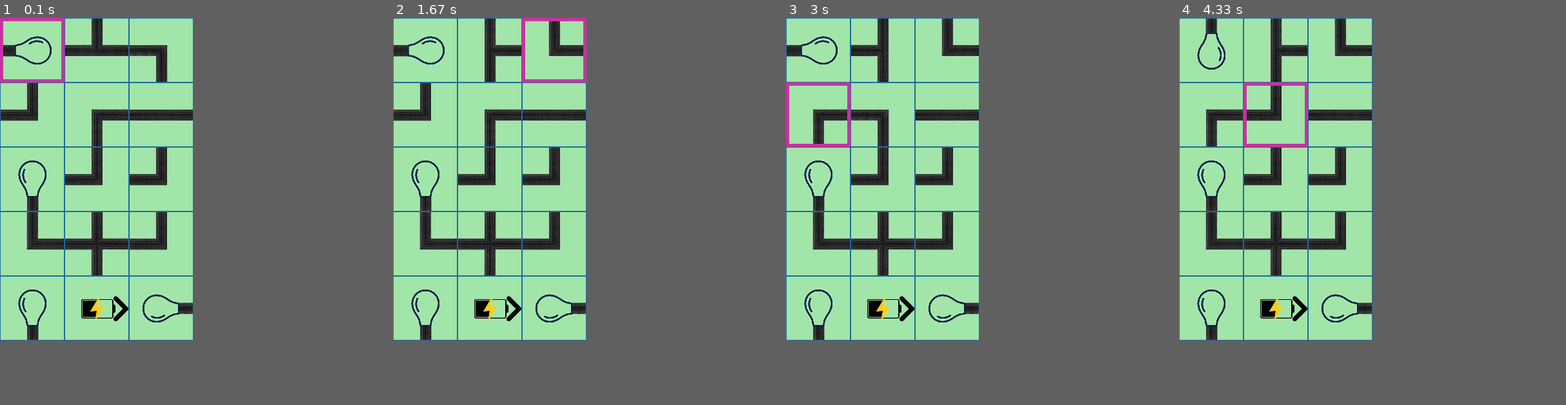
Above: before the commit, frames 1-4 (left to right).
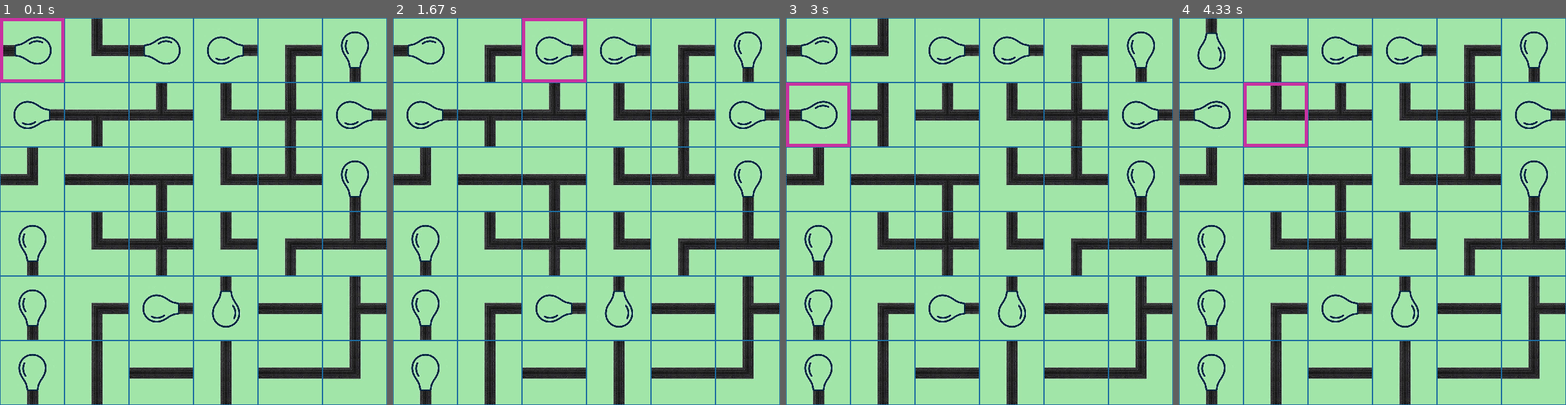
Above: after the commit, the same moments.

Repository: SergeyKostylev/ConnectorGame
Game: pygame game, started from main.py
Same seed, same stepped clock (60 frames per second), same inputs: the game is played once before the commit and once after it.
Inputs:
- Up to frame 1 (0.1 s): no input
- Up to frame 2 (1.67 s): hold Right 0.33-0.8 s; hold Up 0.83-1.13 s; tap Space at 0.9, 1.23, 1.53 s; hold Right 1.17-1.63 s
- Up to frame 3 (3 s): hold Left 1.67-2.2 s; tap Space at 1.73, 2.03, 2.3, 2.63, 2.93 s; hold Down 2.23-2.53 s; hold Left 2.57-2.97 s
- Up to frame 4 (4.33 s): hold Up 3-3.37 s; tap Space at 3.07, 3.47, 3.77, 4.13 s; hold Right 3.4-4.03 s; hold Down from 4.07 s (still down)
In our replay, the window is 300x500 before the commit and 600x600 after it. These sizes can differ from the game's own. Grey fills any space a smaller window leaves; there, only what the larger window draws over its background counts as a difference.

The runs differ from the first frame. In frame 1, 19% of the frame differs, in the area x 0-100%, y 0-100%; in frame 2, 19%; in frame 3, 19%; in frame 4, 19%.

Commit message:
map generator

Diff:
--- /dev/null
+++ b/app/services/DataMapGenerator.py
@@ -0,0 +1,126 @@
+from app.services.Maze import prim_maze, draw_maze
+from app.config import frames
+import numpy as np
+
+
+def turn(block):
+    transposed = list(zip(*block))
+    return [list(row)[::-1] for row in transposed]
+
+
+class Generator:
+    def __init__(self):
+        self.__all_shapes = self.__generate_all_shapes()
+
+    def generate(self, rows = 3, columns= 3):
+        width = (rows - 1) * 3
+        height = (columns - 1) * 3
+
+        return self.__maze_data_generator(width, height)
+
+    def __maze_data_generator(self, width, height):
+
+        frames_shapes = self.__get_frames_shapes(width, height)
+
+        return frames_shapes
+
+    def __get_frames_shapes(self, width, height):
+        maze = prim_maze(width, height)
+        draw_maze(maze)
+        res = []
+
+        maze = self.__insert_dynamic_zeros_or_twos(maze)
+
+        blocks = self.__get_blocks(maze)
+
+
+        for i, row_blocks in enumerate(blocks):
+            row = []
+            for j, block in enumerate(row_blocks):
+                info = self.__get_info_by_block(block)
+                row.append(info)
+            res.append(row)
+
+        draw_maze(maze)
+
+        return res
+
+    def __get_info_by_block(self, block: list):
+
+        for info in self.__all_shapes:
+            if np.array_equal(info['shape'], block):
+                type_name = 'pipeline' if info['name'] != 'i' else 'missing'
+                return {'name': info['name'], 'rotation': info['rotation'], 'type': type_name}
+
+        raise ValueError(f"unknown block {block}")
+
+
+    def __generate_all_shapes(self):
+        res = []
+        for name, shape in frames.items():
+            rotated = shape
+            for rotation in [0, 90, 180, 270]:
+                res.append({
+                    'name': name,
+                    'rotation': rotation,
+                    'shape': rotated,
+                })
+                rotated = turn(rotated)
+        return res
+
+    def __insert_dynamic_zeros_or_twos(self, arr):
+        def process_row(row):
+            result = []
+            insert_after = [2]
+            next_step = 2
+            i = 0
+            while i < len(row):
+                result.append(row[i])
+                current_pos = len(result)
+                if (current_pos - len(insert_after)) in insert_after and i < len(row) - 1:
+                    left = result[-1]
+                    right = row[i + 1]
+                    if left == 1 and right == 1:
+                        result.append(1)
+                    else:
+                        result.append(0)
+                    insert_after.append(insert_after[-1] + next_step)
+                i += 1
+            return result
+
+        processed_rows = [process_row(row) for row in arr]
+
+        result = []
+        insert_after = [2]
+        next_step = 2
+        i = 0
+        while i < len(processed_rows):
+            result.append(processed_rows[i])
+            current_pos = len(result)
+            if (current_pos - len(insert_after)) in insert_after and i < len(processed_rows) - 1:
+                row_above = processed_rows[i]
+                row_below = processed_rows[i + 1]
+                new_row = []
+                for a, b in zip(row_above, row_below):
+                    if a == 1 and b == 1:
+                        new_row.append(1)
+                    else:
+                        new_row.append(0)
+                result.append(new_row)
+                insert_after.append(insert_after[-1] + next_step)
+            i += 1
+
+        return np.array(result)
+
+    def __get_blocks(self, maze, block_size=3):
+        height, width = maze.shape
+        blocks = []
+
+        for i in range(0, height - block_size + 1, block_size):
+            row = []
+            for j in range(0, width - block_size + 1, block_size):
+                block = maze[i:i + block_size, j:j + block_size]
+                row.append(block)
+            blocks.append(row)
+
+        return blocks
--- /dev/null
+++ b/app/services/Maze.py
@@ -0,0 +1,64 @@
+import random
+import matplotlib.pyplot as plt
+import numpy as np
+
+WALL = 0
+PASSAGE = 1
+
+def create_grid(width, height):
+    # Создаем полностью заполненное поле стенами
+    grid = np.zeros((height, width), dtype=int)
+    return grid
+
+def neighbors(x, y, grid):
+    directions = [(-2, 0), (2, 0), (0, -2), (0, 2)]
+    result = []
+    for dx, dy in directions:
+        nx, ny = x + dx, y + dy
+        if 0 < nx < grid.shape[1] and 0 < ny < grid.shape[0]:
+            result.append((nx, ny))
+    return result
+
+def prim_maze(width, height):
+    if width % 2 == 0: width += 1
+    if height % 2 == 0: height += 1
+
+    grid = create_grid(width, height)
+
+    start_x = random.randrange(1, width, 2)
+    start_y = random.randrange(1, height, 2)
+    grid[start_y, start_x] = PASSAGE
+
+    walls = []
+    for nx, ny in neighbors(start_x, start_y, grid):
+        walls.append(((start_x, start_y), (nx, ny)))
+
+    while walls:
+        (x1, y1), (x2, y2) = walls.pop(random.randint(0, len(walls)-1))
+        if grid[y2, x2] == WALL:
+            grid[(y1 + y2)//2, (x1 + x2)//2] = PASSAGE
+            grid[y2, x2] = PASSAGE
+            for nx, ny in neighbors(x2, y2, grid):
+                if grid[ny, nx] == WALL:
+                    walls.append(((x2, y2), (nx, ny)))
+
+    return grid
+
+def draw_maze(grid):
+    plt.figure(figsize=(10, 10))
+    plt.imshow(grid, cmap='binary')  # 'binary' = белый (1) и черный (0)
+    plt.axis('off')
+    plt.show()
+
+# Пример использования
+def maze():
+    maze = prim_maze(9, 9)
+
+
+
+
+
+
+    print(maze)
+
+    draw_maze(maze)
--- a/app/services/helper.py
+++ b/app/services/helper.py
@@ -7,10 +7,11 @@
 from collections import defaultdict
 from app.models.MatrixFrame import MatrixFrame
 import app.config as config
+from app.services.DataMapGenerator import Generator
 
 
 def show_graph(matrix: Matrix):
-    # return
+    return
     # pos = nx.get_node_attributes(matrix, 'pos')
     # nx.draw(matrix, pos, with_labels=True, node_color="lightblue", node_size=800, edge_color="gray")
     # plt.gca().invert_yaxis()
@@ -53,27 +54,50 @@
 
 def get_default_figure_map():
     # types: pipeline, battery, target
-    data_map = [
-        [{'name': 'i', 'rotation': 90, 'type': 'target'}, {'name': 't', 'rotation': 180, 'type': 'pipeline'}, {'name': 'g', 'rotation': 180, 'type': 'pipeline'}],
-        [{'name': 'g', 'rotation': 270, 'type': 'pipeline'}, {'name': 'g', 'rotation': 90, 'type': 'pipeline'}, {'name': 'l', 'rotation': 90, 'type': 'pipeline'}],
-        [{'name': 'i', 'rotation': 0, 'type': 'target'}, {'name': 'g', 'rotation': 270, 'type': 'pipeline'}, {'name': 'g', 'rotation': 270, 'type': 'pipeline'}],
-        [{'name': 'g', 'rotation': 0, 'type': 'pipeline'}, {'name': 'x', 'rotation': 270, 'type': 'pipeline'}, {'name': 'g', 'rotation': 270, 'type': 'pipeline'}],
-        [{'name': 'i', 'rotation': 0, 'type': 'target'}, {'name': 'i', 'rotation': 270, 'type': 'battery'}, {'name': 'i', 'rotation': 270, 'type': 'target'}],
-    ]
+    # data_map = [
+    #     [{'name': 'i', 'rotation': 90, 'type': 'target'}, {'name': 't', 'rotation': 180, 'type': 'pipeline'}, {'name': 'g', 'rotation': 180, 'type': 'pipeline'}],
+    #     [{'name': 'g', 'rotation': 270, 'type': 'pipeline'}, {'name': 'g', 'rotation': 90, 'type': 'pipeline'}, {'name': 'l', 'rotation': 90, 'type': 'pipeline'}],
+    #     [{'name': 'i', 'rotation': 0, 'type': 'target'}, {'name': 'g', 'rotation': 270, 'type': 'pipeline'}, {'name': 'g', 'rotation': 270, 'type': 'pipeline'}],
+    #     [{'name': 'g', 'rotation': 0, 'type': 'pipeline'}, {'name': 'x', 'rotation': 270, 'type': 'pipeline'}, {'name': 'g', 'rotation': 270, 'type': 'pipeline'}],
+    #     [{'name': 'i', 'rotation': 0, 'type': 'target'}, {'name': 'i', 'rotation': 270, 'type': 'battery'}, {'name': 'i', 'rotation': 270, 'type': 'target'}],
+    # ]
+
+    # data_map = [[{'name': 'i', 'rotation': 270, 'type': 'missing'}, {'name': 'l', 'rotation': 90, 'type': 'pipeline'},
+    #   {'name': 't', 'rotation': 0, 'type': 'pipeline'}, {'name': 'i', 'rotation': 90, 'type': 'missing'},
+    #   {'name': 'i', 'rotation': 0, 'type': 'missing'}, {'name': 'i', 'rotation': 0, 'type': 'missing'}],
+    #  [{'name': 'i', 'rotation': 270, 'type': 'missing'}, {'name': 'l', 'rotation': 90, 'type': 'pipeline'},
+    #   {'name': 'x', 'rotation': 0, 'type': 'pipeline'}, {'name': 'i', 'rotation': 90, 'type': 'missing'},
+    #   {'name': 'g', 'rotation': 0, 'type': 'pipeline'}, {'name': 't', 'rotation': 90, 'type': 'pipeline'}],
+    #  [{'name': 'i', 'rotation': 0, 'type': 'missing'}, {'name': 'i', 'rotation': 0, 'type': 'missing'},
+    #   {'name': 'g', 'rotation': 0, 'type': 'pipeline'}, {'name': 'g', 'rotation': 180, 'type': 'pipeline'},
+    #   {'name': 'i', 'rotation': 0, 'type': 'battery'}, {'name': 'l', 'rotation': 0, 'type': 'pipeline'}],
+    #  [{'name': 'g', 'rotation': 0, 'type': 'pipeline'}, {'name': 't', 'rotation': 90, 'type': 'pipeline'},
+    #   {'name': 'g', 'rotation': 90, 'type': 'pipeline'}, {'name': 't', 'rotation': 90, 'type': 'pipeline'},
+    #   {'name': 't', 'rotation': 270, 'type': 'pipeline'}, {'name': 't', 'rotation': 90, 'type': 'pipeline'}],
+    #  [{'name': 'i', 'rotation': 0, 'type': 'missing'}, {'name': 'g', 'rotation': 0, 'type': 'pipeline'},
+    #   {'name': 't', 'rotation': 90, 'type': 'pipeline'}, {'name': 'g', 'rotation': 0, 'type': 'pipeline'},
+    #   {'name': 't', 'rotation': 90, 'type': 'pipeline'}, {'name': 'i', 'rotation': 180, 'type': 'missing'}],
+    #  [{'name': 'g', 'rotation': 0, 'type': 'pipeline'}, {'name': 'l', 'rotation': 90, 'type': 'pipeline'},
+    #   {'name': 'g', 'rotation': 270, 'type': 'pipeline'}, {'name': 'i', 'rotation': 270, 'type': 'missing'},
+    #   {'name': 't', 'rotation': 180, 'type': 'pipeline'}, {'name': 'i', 'rotation': 90, 'type': 'missing'}]]
+
+    data_map = Generator().generate(5, 5)
+
+    # print(data_map)
+    # exit()
+
+
+    return unsort_map(data_map)
     return data_map
-    res = []
-    x, y = MATRIX_DEFAULT_SIZE
-    print(x, y)
-    for i in range(y):
-        res_iter = []
-        for j in range(x):
-            rotation = random.choice([0, 90, 180, 270])
-            name = random.choice(list(config.frames.keys()))
-            res_iter.append({'name': name, 'rotation': rotation, 'type': 'pipeline'})
-            # res.append([{'name': 'g', 'rotation': 0, 'type': 'pipeline'} for _ in range(x)])
-        res.append(res_iter)
 
-    return res
+
+def unsort_map(map):
+    for row in map:
+        for cell in row:
+            cell['rotation'] = random.choice([0, 90, 180, 270])
+
+    return map
+
 
 def print_pretty_figure_matrix(matrix):
     for _, i in enumerate(matrix):
--- a/main.py
+++ b/main.py
@@ -1,4 +1,5 @@
 from app.pygame import App
+from app.services.DataMapGenerator import Generator
 from app.services.helper import *
 
 
@@ -26,5 +27,5 @@
 
 if __name__ == '__main__':
     # test_console()
-
+    # Generator().generate()
     run_py_game()
